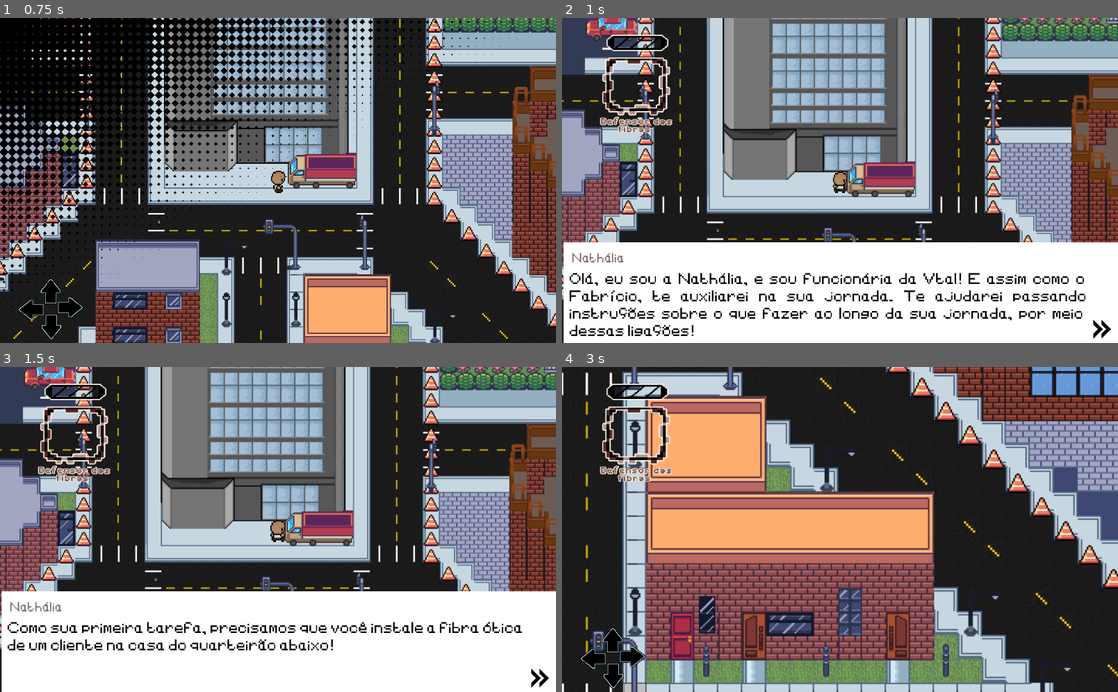
Above: before the commit, frames 1-4 (two rows, left to right).
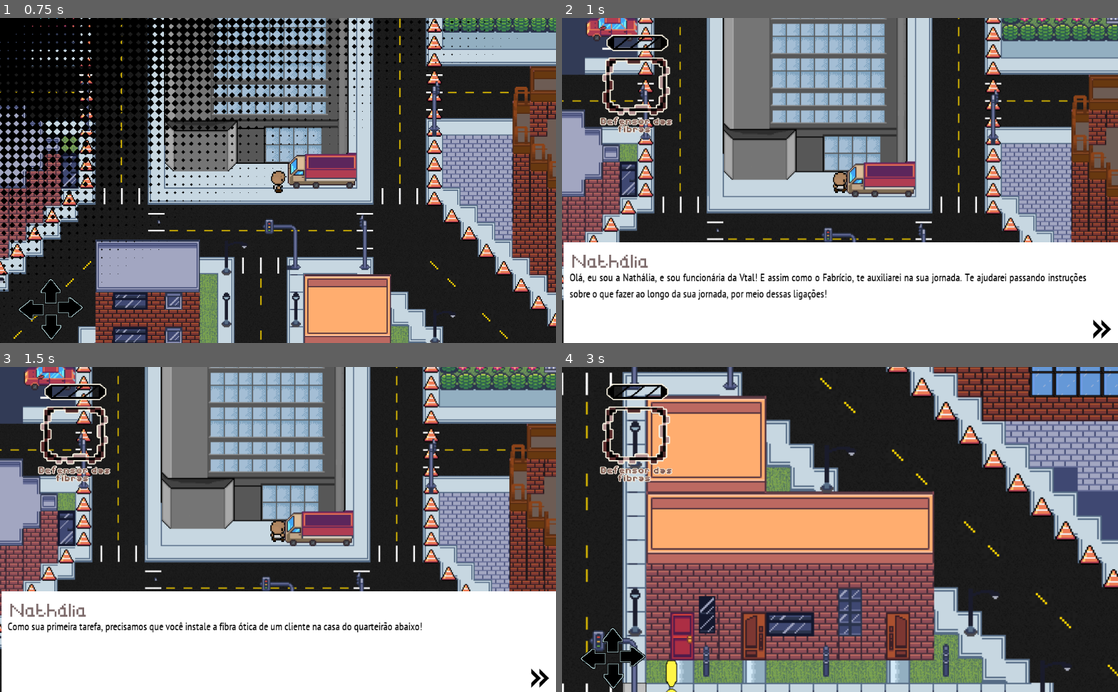
Above: after the commit, the same moments.

Repository: 2023M1T8-Inteli/grupo3
Game: Godot game, scene res://cenas/mapa_principal/mapa_principal.tscn
The game is run twice, just before and just after one commit, with the same random seed, the same clock (stepped at 60 frames per second) and the same inputs. This scene is started directly instead of the project's main scene.
Inputs (mouse positions are in pixels of both pictures, inside the frame that each line leads up to):
- Up to frame 1 (0.75 s): tap Enter (ui_accept) at 0.5 s; hold Right (ui_right) from 0.53 s (still down)
- Up to frame 2 (1 s): keep holding Right (ui_right); tap Enter (ui_accept) at 0.77 s
- Up to frame 3 (1.5 s): release Right (ui_right) at 1.25 s; click (539, 679) at 1.25 s
- Up to frame 4 (3 s): tap Enter (ui_accept) at 2, 2.27 s; hold Down (ui_down) 2.03-2.78 s; hold Right (ui_right) from 2.78 s (still down)

Frame 1 is identical in both runs. In frame 2, 4.8% of the frame differs, in the area x 1-95%, y 72-98%; in frame 3, 2.6%; in frame 4, 0.2%.

Commit message:
update

Diff:
--- a/src/Projeto-MR.Vtal/cenas/dialogo_fabricio/DiálogoFabricio.tscn
+++ b/src/Projeto-MR.Vtal/cenas/dialogo_fabricio/DiálogoFabricio.tscn
@@ -3,7 +3,7 @@
 [ext_resource path="res://imagens/spritesheet_player/arrow_right_icon_133719.png" type="Texture" id=1]
 [ext_resource path="res://imagens/dialogo_fabricio/pixil-frame-0 (6).png" type="Texture" id=2]
 [ext_resource path="res://scripts/diálogo/DiálogoFabricio.gd" type="Script" id=3]
-[ext_resource path="res://fontes/OldSchoolAdventures-42j9.ttf" type="DynamicFontData" id=4]
+[ext_resource path="res://fontes/PTSansNarrow-Regular.ttf" type="DynamicFontData" id=4]
 [ext_resource path="res://cenas/TransitionNode.tscn" type="PackedScene" id=5]
 
 [sub_resource type="Theme" id=1]
--- a/src/Projeto-MR.Vtal/cenas/mapa_principal/mapa_principal.tscn
+++ b/src/Projeto-MR.Vtal/cenas/mapa_principal/mapa_principal.tscn
@@ -1,9 +1,9 @@
-[gd_scene load_steps=22 format=2]
+[gd_scene load_steps=24 format=2]
 
 [ext_resource path="res://imagens/joy_stick/pixil-frame-0 (4).png" type="Texture" id=1]
 [ext_resource path="res://cenas/Jogador/Jogador.tscn" type="PackedScene" id=2]
 [ext_resource path="res://scripts/mapa_principal/mapa_principal.gd" type="Script" id=3]
-[ext_resource path="res://fontes/OldSchoolAdventures-42j9.ttf" type="DynamicFontData" id=4]
+[ext_resource path="res://fontes/PTSansNarrow-Regular.ttf" type="DynamicFontData" id=4]
 [ext_resource path="res://imagens/mapa_principal/sobreposição.png" type="Texture" id=5]
 [ext_resource path="res://imagens/spritesheet_player/arrow_right_icon_133719.png" type="Texture" id=6]
 [ext_resource path="res://cenas/TransitionNode.tscn" type="PackedScene" id=7]
@@ -12,6 +12,8 @@
 [ext_resource path="res://imagens/mapa_principal/cones_area-2.png" type="Texture" id=10]
 [ext_resource path="res://imagens/mapa_principal/cones_area-3.png" type="Texture" id=11]
 [ext_resource path="res://TransitionCasas.tscn" type="PackedScene" id=12]
+[ext_resource path="res://excl.tscn" type="PackedScene" id=13]
+[ext_resource path="res://fontes/OldSchoolAdventures-42j9.ttf" type="DynamicFontData" id=14]
 
 [sub_resource type="Animation" id=12]
 length = 0.001
@@ -81,14 +83,15 @@
 extents = Vector2( 3.5, 30.75 )
 
 [sub_resource type="RectangleShape2D" id=8]
-extents = Vector2( 12.5, 90 )
+extents = Vector2( 6.5, 21 )
 
 [sub_resource type="DynamicFont" id=10]
 size = 20
 font_data = ExtResource( 4 )
 
 [sub_resource type="DynamicFont" id=11]
-font_data = ExtResource( 4 )
+size = 24
+font_data = ExtResource( 14 )
 
 [node name="Mapa" type="Node2D"]
 script = ExtResource( 3 )
@@ -489,7 +492,7 @@
 position = Vector2( 254, 799 )
 
 [node name="Situacao1" type="CollisionShape2D" parent="Situacao"]
-position = Vector2( 6, 3 )
+position = Vector2( 3.5, -66 )
 shape = SubResource( 8 )
 
 [node name="gamepad" type="CanvasLayer" parent="."]
@@ -567,6 +570,11 @@
 
 [node name="Timer4" type="Timer" parent="."]
 one_shot = true
+
+[node name="excl" parent="." instance=ExtResource( 13 )]
+position = Vector2( 258, 734 )
+
+[node name="nivel_1" type="Timer" parent="."]
 
 [connection signal="body_entered" from="Area2D" to="." method="_on_Area2D_body_entered"]
 [connection signal="body_entered" from="Situacao" to="." method="_on_Situacao_body_entered"]
@@ -586,3 +594,4 @@
 [connection signal="timeout" from="dialogo/Dialogo/Timer2" to="Personagem" method="_on_Timer2_timeout"]
 [connection signal="timeout" from="Timer3" to="." method="_on_Timer3_timeout"]
 [connection signal="timeout" from="Timer4" to="." method="_on_Timer4_timeout"]
+[connection signal="timeout" from="nivel_1" to="." method="_on_nivel_1_timeout"]
--- a/src/Projeto-MR.Vtal/cenas/situacoes/Situação1.tscn
+++ b/src/Projeto-MR.Vtal/cenas/situacoes/Situação1.tscn
@@ -10,6 +10,7 @@
 [ext_resource path="res://TransitionCasas.tscn" type="PackedScene" id=8]
 [ext_resource path="res://imagens/aten.png" type="Texture" id=9]
 [ext_resource path="res://imagens/parabens.png" type="Texture" id=10]
+[ext_resource path="res://fontes/PTSansNarrow-Regular.ttf" type="DynamicFontData" id=11]
 
 [sub_resource type="RectangleShape2D" id=1]
 extents = Vector2( 17.5, 160 )
@@ -55,15 +56,22 @@
 
 [sub_resource type="DynamicFont" id=4]
 size = 25
-font_data = ExtResource( 4 )
+font_data = ExtResource( 11 )
 
 [sub_resource type="DynamicFont" id=6]
 size = 20
+font_data = ExtResource( 11 )
+
+[sub_resource type="DynamicFont" id=9]
+size = 10
 font_data = ExtResource( 4 )
 
 [sub_resource type="DynamicFont" id=5]
-size = 15
-font_data = ExtResource( 4 )
+size = 19
+font_data = ExtResource( 11 )
+
+[sub_resource type="DynamicFont" id=8]
+font_data = ExtResource( 11 )
 
 [node name="Situação1" type="Area2D"]
 script = ExtResource( 3 )
@@ -128,12 +136,14 @@
 autowrap = true
 
 [node name="nome" type="Label" parent="CaixaDialogo"]
-margin_left = 33.0
-margin_top = 14.0
-margin_right = 80.0
-margin_bottom = 28.0
+margin_left = 29.0
+margin_top = -6.00002
+margin_right = 76.0
+margin_bottom = 13.0
 rect_scale = Vector2( 2.62044, 2.48758 )
 custom_colors/font_color = Color( 0, 0, 0, 1 )
+custom_fonts/font = SubResource( 9 )
+text = "te"
 
 [node name="VBoxContainer" type="VBoxContainer" parent="CaixaDialogo"]
 margin_left = 13.0
@@ -144,16 +154,16 @@
 [node name="Escolha1" type="LinkButton" parent="CaixaDialogo/VBoxContainer"]
 modulate = Color( 0.45098, 0.368627, 0.368627, 1 )
 margin_right = 939.0
-margin_bottom = 23.0
+margin_bottom = 26.0
 custom_fonts/font = SubResource( 5 )
 text = "a) Recusar a oferta e informar o Compliance sobre o acontecimento"
 underline = 1
 
 [node name="Escolha2" type="LinkButton" parent="CaixaDialogo/VBoxContainer"]
 modulate = Color( 0.45098, 0.368627, 0.368627, 1 )
-margin_top = 27.0
-margin_right = 939.0
-margin_bottom = 50.0
+margin_top = 30.0
+margin_right = 939.0
+margin_bottom = 56.0
 focus_mode = 2
 custom_fonts/font = SubResource( 5 )
 text = "b) Recusar a oferta e instalar a fibra da Tim"
@@ -161,9 +171,9 @@
 
 [node name="Escolha3" type="LinkButton" parent="CaixaDialogo/VBoxContainer"]
 modulate = Color( 0.45098, 0.368627, 0.368627, 1 )
-margin_top = 54.0
-margin_right = 939.0
-margin_bottom = 77.0
+margin_top = 60.0
+margin_right = 939.0
+margin_bottom = 86.0
 focus_mode = 2
 custom_fonts/font = SubResource( 5 )
 text = "c) Pegar o dinheiro, mas não instalar a fibra e usar para auxiliar na renda da sua família"
@@ -171,9 +181,9 @@
 
 [node name="Escolha4" type="LinkButton" parent="CaixaDialogo/VBoxContainer"]
 modulate = Color( 0.45098, 0.368627, 0.368627, 1 )
-margin_top = 81.0
-margin_right = 939.0
-margin_bottom = 104.0
+margin_top = 90.0
+margin_right = 939.0
+margin_bottom = 116.0
 focus_mode = 2
 custom_fonts/font = SubResource( 5 )
 text = "d) Aceitar o dinheiro e instalar a fibra"
@@ -204,6 +214,7 @@
 rect_scale = Vector2( 3.01222, 3.91155 )
 custom_colors/font_color = Color( 0, 0, 0, 1 )
 custom_colors/font_color_shadow = Color( 0.678431, 0.647059, 0.647059, 1 )
+custom_fonts/font = SubResource( 8 )
 text = "teste"
 align = 3
 valign = 1
--- /dev/null
+++ b/src/Projeto-MR.Vtal/excl.gd
@@ -0,0 +1,16 @@
+extends Node2D
+
+
+# Declare member variables here. Examples:
+# var a = 2
+# var b = "text"
+
+
+# Called when the node enters the scene tree for the first time.
+func _ready():
+	 $AnimatedSprite.play()# Replace with function body.
+
+
+# Called every frame. 'delta' is the elapsed time since the previous frame.
+#func _process(delta):
+#	pass
--- /dev/null
+++ b/src/Projeto-MR.Vtal/excl.tscn
@@ -0,0 +1,39 @@
+[gd_scene load_steps=8 format=2]
+
+[ext_resource path="res://imagens/Pixilart Sprite Sheet.png" type="Texture" id=1]
+[ext_resource path="res://excl.gd" type="Script" id=2]
+
+[sub_resource type="AtlasTexture" id=1]
+flags = 4
+atlas = ExtResource( 1 )
+region = Rect2( 0, 0, 32, 64 )
+
+[sub_resource type="AtlasTexture" id=2]
+flags = 4
+atlas = ExtResource( 1 )
+region = Rect2( 32, 0, 32, 64 )
+
+[sub_resource type="AtlasTexture" id=3]
+flags = 4
+atlas = ExtResource( 1 )
+region = Rect2( 64, 0, 32, 64 )
+
+[sub_resource type="AtlasTexture" id=4]
+flags = 4
+atlas = ExtResource( 1 )
+region = Rect2( 96, 0, 32, 64 )
+
+[sub_resource type="SpriteFrames" id=5]
+animations = [ {
+"frames": [ SubResource( 1 ), SubResource( 2 ), SubResource( 3 ), SubResource( 4 ) ],
+"loop": true,
+"name": "default",
+"speed": 10.0
+} ]
+
+[node name="Node2D" type="Node2D"]
+script = ExtResource( 2 )
+
+[node name="AnimatedSprite" type="AnimatedSprite" parent="."]
+rotation = 3.14159
+frames = SubResource( 5 )
--- a/src/Projeto-MR.Vtal/hud.gd
+++ b/src/Projeto-MR.Vtal/hud.gd
@@ -1,12 +1,38 @@
 extends Node2D
 onready var nivel_imag = $VBoxContainer/nivel
+func _ready():
+	$VBoxContainer/pont_0.show()
 
 func _process(delta):
 	if Global.pontuacao == 1:
-		nivel_imag.texture = load("res://imagens/hud/pixil-frame-0 (8).png")
+		$VBoxContainer/pont_1.show()
+		$VBoxContainer/pont_2.hide()
+		$VBoxContainer/pont_0.hide()
+		$VBoxContainer/pont3.hide()
+		$VBoxContainer/pont_4.hide()
 	elif Global.pontuacao == 2:
-		nivel_imag.texture = load("res://imagens/hud/pixil-frame-0 (6).png")
+		$VBoxContainer/pont_2.show()
+		$VBoxContainer/pont_1.hide()
+		$VBoxContainer/pont_0.hide()
+		$VBoxContainer/pont3.hide()
+		$VBoxContainer/pont_4.hide()
 	elif Global.pontuacao == 3:
-		nivel_imag.texture = load("res://imagens/hud/pixil-frame-0 (7).png")
+		$VBoxContainer/pont3.show()
+		$VBoxContainer/pont_2.hide()
+		$VBoxContainer/pont_1.hide()
+		$VBoxContainer/pont_0.hide()
+		$VBoxContainer/pont_4.hide()
 	elif Global.pontuacao == 4:
-		nivel_imag.texture = load("res://imagens/hud/pixil-frame-0 (8).png")
+		$VBoxContainer/pont_4.show()
+		$Timer.start()
+		$VBoxContainer/pont_1.hide()
+		$VBoxContainer/pont_0.hide()
+		$VBoxContainer/pont3.hide()
+		$VBoxContainer/pont_2.hide()
+
+func _on_Timer_timeout():
+	$VBoxContainer/pont_4.hide()
+	$VBoxContainer/pont_0.show()
+	$VBoxContainer/pont_1.hide()
+	$VBoxContainer/pont3.hide()
+	$VBoxContainer/pont_2.hide()
--- a/src/Projeto-MR.Vtal/hud.tscn
+++ b/src/Projeto-MR.Vtal/hud.tscn
@@ -1,8 +1,61 @@
-[gd_scene load_steps=4 format=2]
+[gd_scene load_steps=13 format=2]
 
 [ext_resource path="res://hud.gd" type="Script" id=1]
 [ext_resource path="res://imagens/hud/pixil-frame-0 (5)_scaled_14x_pngcrushed (4).png" type="Texture" id=2]
 [ext_resource path="res://imagens/hud/pixil-frame-0 (5)_scaled_14x_pngcrushed (3).png" type="Texture" id=3]
+[ext_resource path="res://imagens/pixil-frame-0 (5)_scaled_14x_pngcrushed (5) (2).png" type="Texture" id=4]
+
+[sub_resource type="AtlasTexture" id=1]
+flags = 4
+atlas = ExtResource( 4 )
+region = Rect2( 0, 450, 600, 450 )
+
+[sub_resource type="SpriteFrames" id=2]
+animations = [ {
+"frames": [ SubResource( 1 ) ],
+"loop": true,
+"name": "default",
+"speed": 5.0
+} ]
+
+[sub_resource type="AtlasTexture" id=3]
+flags = 4
+atlas = ExtResource( 4 )
+region = Rect2( 600, 0, 600, 600 )
+
+[sub_resource type="SpriteFrames" id=4]
+animations = [ {
+"frames": [ SubResource( 3 ) ],
+"loop": true,
+"name": "default",
+"speed": 5.0
+} ]
+
+[sub_resource type="AtlasTexture" id=5]
+flags = 4
+atlas = ExtResource( 4 )
+region = Rect2( 600, 450, 600, 450 )
+
+[sub_resource type="SpriteFrames" id=6]
+animations = [ {
+"frames": [ SubResource( 5 ) ],
+"loop": true,
+"name": "default",
+"speed": 5.0
+} ]
+
+[sub_resource type="AtlasTexture" id=7]
+flags = 4
+atlas = ExtResource( 4 )
+region = Rect2( 0, 900, 600, 450 )
+
+[sub_resource type="SpriteFrames" id=8]
+animations = [ {
+"frames": [ SubResource( 7 ) ],
+"loop": true,
+"name": "default",
+"speed": 5.0
+} ]
 
 [node name="Node2D" type="Node2D"]
 position = Vector2( 243, 59 )
@@ -23,9 +76,39 @@
 scale = Vector2( 0.375074, 0.357076 )
 texture = ExtResource( 2 )
 
-[node name="nivel" type="Sprite" parent="VBoxContainer"]
+[node name="pont_2" type="AnimatedSprite" parent="VBoxContainer"]
+visible = false
+position = Vector2( 123, 57 )
+scale = Vector2( 0.387465, 0.313405 )
+frames = SubResource( 2 )
+
+[node name="pont_1" type="AnimatedSprite" parent="VBoxContainer"]
+visible = false
+position = Vector2( 124, 128 )
+scale = Vector2( 0.387465, 0.313405 )
+frames = SubResource( 4 )
+
+[node name="pont_0" type="Sprite" parent="VBoxContainer"]
+visible = false
 position = Vector2( 124, 128 )
 scale = Vector2( 0.387465, 0.313405 )
 texture = ExtResource( 3 )
 
+[node name="pont3" type="AnimatedSprite" parent="VBoxContainer"]
+visible = false
+position = Vector2( 124, 58 )
+scale = Vector2( 0.387, 0.313 )
+frames = SubResource( 6 )
+
+[node name="pont_4" type="AnimatedSprite" parent="VBoxContainer"]
+visible = false
+position = Vector2( 124, 10 )
+scale = Vector2( 0.387, 0.313 )
+frames = SubResource( 8 )
+
 [node name="moldura" type="Sprite" parent="VBoxContainer"]
+
+[node name="Timer" type="Timer" parent="."]
+wait_time = 0.5
+
+[connection signal="timeout" from="Timer" to="." method="_on_Timer_timeout"]
--- a/src/Projeto-MR.Vtal/scripts/global/global.gd
+++ b/src/Projeto-MR.Vtal/scripts/global/global.gd
@@ -31,7 +31,11 @@
 		1: "Como sua primeira tarefa, precisamos que você instale a fibra ótica de um cliente na casa do quarteirão abaixo!"
 	}
 }
-
+var nivel_1= false
+var nivel_2= false
+var nivel_3= false
+var nivel_4= false
+var nivel_5= false
 var controle_nathalia = true
 var posicaox
 var posicaoy
--- a/src/Projeto-MR.Vtal/scripts/mapa_principal/mapa_principal.gd
+++ b/src/Projeto-MR.Vtal/scripts/mapa_principal/mapa_principal.gd
@@ -3,6 +3,17 @@
 var dialogo = Global.falas["nathalia"] #carrega falas da nathalia
 var n = 0 #controle de falas, indíce do dicionário
 var controle = Global.controle_nathalia #controla se está no diálogo da nathalia, dicionário nathalia
+var nivel_1 = Global.nivel_1
+var nivel_2 = Global.nivel_2
+var nivel_3 = Global.nivel_3
+var nivel_4 = Global.nivel_4
+var nivel_5 = Global.nivel_5
+
+func _process(delta):
+	if Global.pontuacao == 2:
+		Global.nivel_2 = true
+
+		$nivel_1.start()
 
 func _ready():
 	$dialogo.hide() #esconde dialogo e falas durante início da cena
@@ -12,10 +23,12 @@
 		$dialogo.hide()
 		$Transition/Fill/animation.play_backwards("transicao")
 		$Timer4.start()
+		Global.nivel_1 = true
+		Global.pontuacao = 0
 	else:
 		$Situacao.queue_free() #após dialogo o personagem fica na posição inicial
 		$Personagem.position = Vector2(Global.posicaox,Global.posicaoy)
-
+		$excl.hide()
 func _on_Situacao_body_entered(body): #inicia animação nathalia e começa o timer da cena
 	$CanvasLayer.show()
 	esconder()
@@ -58,3 +71,7 @@
 	$dialogo/Dialogo/texto.text = dialogo[0]
 	Global.velocity(0)
 	$dialogo.show()
+
+
+func _on_nivel_1_timeout():
+	Global.pontuacao = 0
--- a/src/Projeto-MR.Vtal/scripts/situacoes/Situação1.gd
+++ b/src/Projeto-MR.Vtal/scripts/situacoes/Situação1.gd
@@ -55,7 +55,7 @@
 
 func _on_Escolha2_pressed(): #detecta a escolha feita pelo jogador e mostra o feedback respectivo
 	dialogo = dialogo[n][2]
-	pontuacao += 3
+	pontuacao += 1
 	Global.atualizar_pontuacao(pontuacao)
 	clear()
 	$CaixaDialogo.queue_free()
Not shown: 1 places in src/Projeto-MR.Vtal/cenas/situacoes/Situação1.tscn that only renumber resources
Binary file added: src/Projeto-MR.Vtal/fontes/PTSansNarrow-Regular.ttf
Binary file added: src/Projeto-MR.Vtal/imagens/Pixilart Sprite Sheet.png
Not shown, added: src/Projeto-MR.Vtal/imagens/Pixilart Sprite Sheet.png.import
Binary file added: src/Projeto-MR.Vtal/imagens/pixil-frame-0 (5)_scaled_14x_pngcrushed (5) (2).png
Not shown, added: src/Projeto-MR.Vtal/imagens/pixil-frame-0 (5)_scaled_14x_pngcrushed (5) (2).png.import
